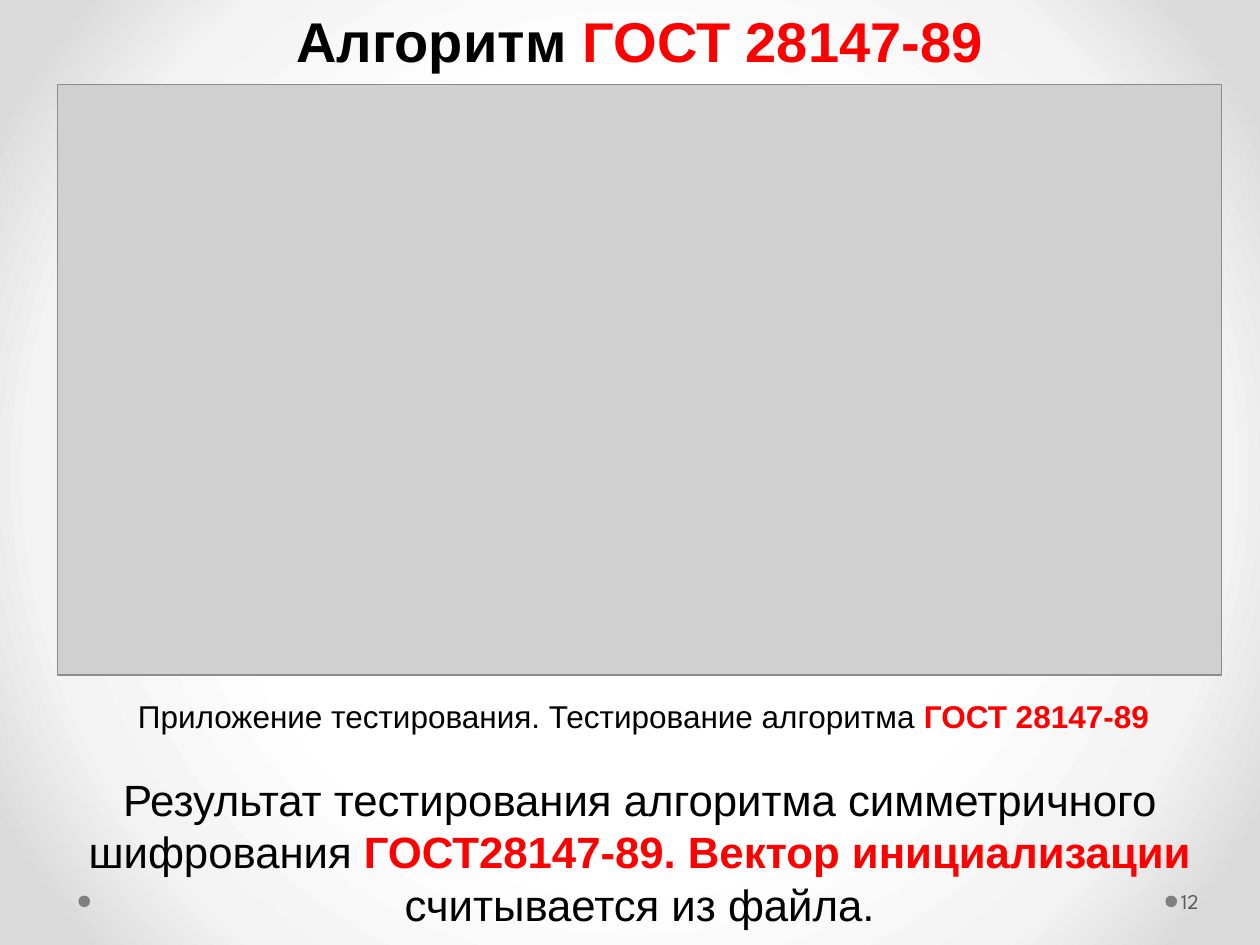
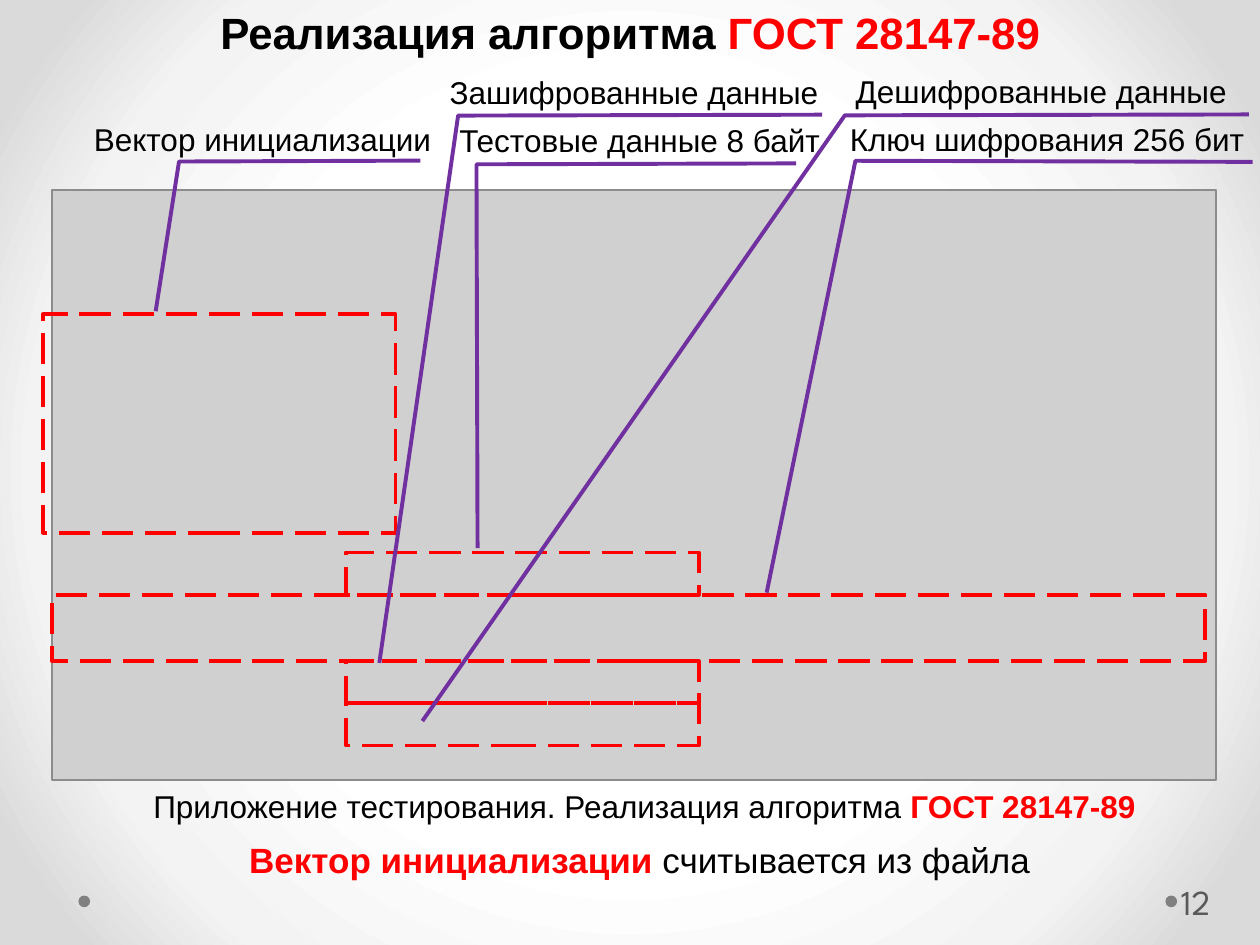
Before and after one commit to romanivanov21/tk_project_windows, a slide deck: slide 12 of ВКР (выпускная квалификационная работа)/MP-49_Ivanov_Roman_present.pptx. Drawn at 1260x945 pixels with LibreOffice and Linux fonts; fonts in the diff are those of the drawing; grey boxes stand for pictures. Boxes give left, top, right and bottom in pixels: in the first picture for what was removed or moved away, otherwise in the second. Text is boxed around its words. In the diff, an @@ line names an element or a change of style, - is before the commit and + after.

Commit message:
Исправлен алгоритм второго этапа и улучшен крипто провайдер

```diff
--- a/ВКР (выпускная квалификационная работа)/MP-49_Ivanov_Roman_present.pptx
+++ b/ВКР (выпускная квалификационная работа)/MP-49_Ivanov_Roman_present.pptx
@@ text at <box>220,18,1040,58</box>: text changed; size 32 to 25 pt; text colour #FF0000 to #000000 @@
-Алгоритм ГОСТ 28147-89
+Реализация алгоритма ГОСТ 28147-89
@@ callout added at <box>436,68,832,115</box>, outline #7030A0 2.25 pt, 18 pt, text #000000 @@
+Зашифрованные данные
@@ callout added at <box>823,68,1260,115</box>, outline #7030A0 2.25 pt, 18 pt, text #000000 @@
+Дешифрованные данные
@@ callout added at <box>59,115,466,163</box>, outline #7030A0 2.25 pt, 18 pt, text #000000 @@
+Вектор инициализации
@@ callout added at <box>442,117,837,164</box>, outline #7030A0 2.25 pt, 18 pt, text #000000 @@
+Тестовые данные 8 байт
@@ callout added at <box>825,115,1260,161</box>, outline #7030A0 2.25 pt, 18 pt, text #000000 @@
+Ключ шифрования 256 бит
@@ picture: place and size @@
-picture at <box>58,84,1222,674</box>
+picture at <box>52,190,1216,780</box>
@@ rectangle added at <box>43,315,396,533</box>, outline #FF0000 2.25 pt dashed @@
@@ rectangle added at <box>346,552,699,595</box>, outline #FF0000 2.25 pt dashed @@
@@ rectangle added at <box>52,595,1206,662</box>, outline #FF0000 2.25 pt dashed @@
@@ rectangle added at <box>346,662,699,704</box>, outline #FF0000 2.25 pt dashed @@
@@ rectangle added at <box>346,703,699,746</box>, outline #FF0000 2.25 pt dashed @@
@@ text at <box>153,796,1135,824</box>: text changed @@
-Приложение тестирования. Тестирование алгоритма ГОСТ 28147-89
+Приложение тестирования. Реализация алгоритма ГОСТ 28147-89
@@ text at <box>249,847,1030,880</box>: text changed; size 25 to 20 pt; text colour #000000 to #FF0000; bold on @@
-Результат тестирования алгоритма симметричного шифрования ГОСТ28147-89. Вектор инициализации считывается из файла.
+Вектор инициализации считывается из файла
@@ page number at <box>1181,891,1211,915</box>: size 12 to 20 pt @@
```
Also in this commit, not shown: 4 other slides changed.
